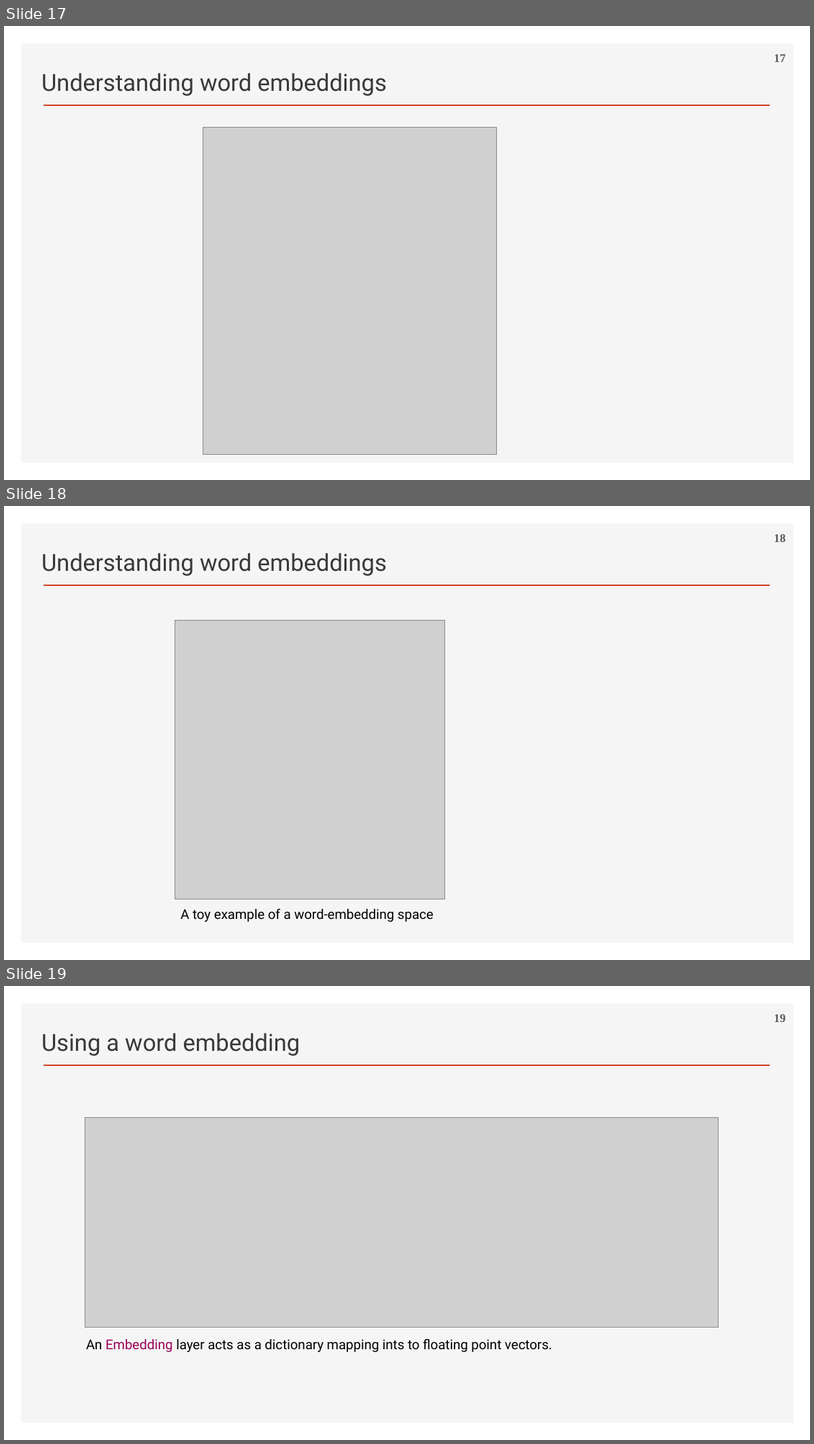
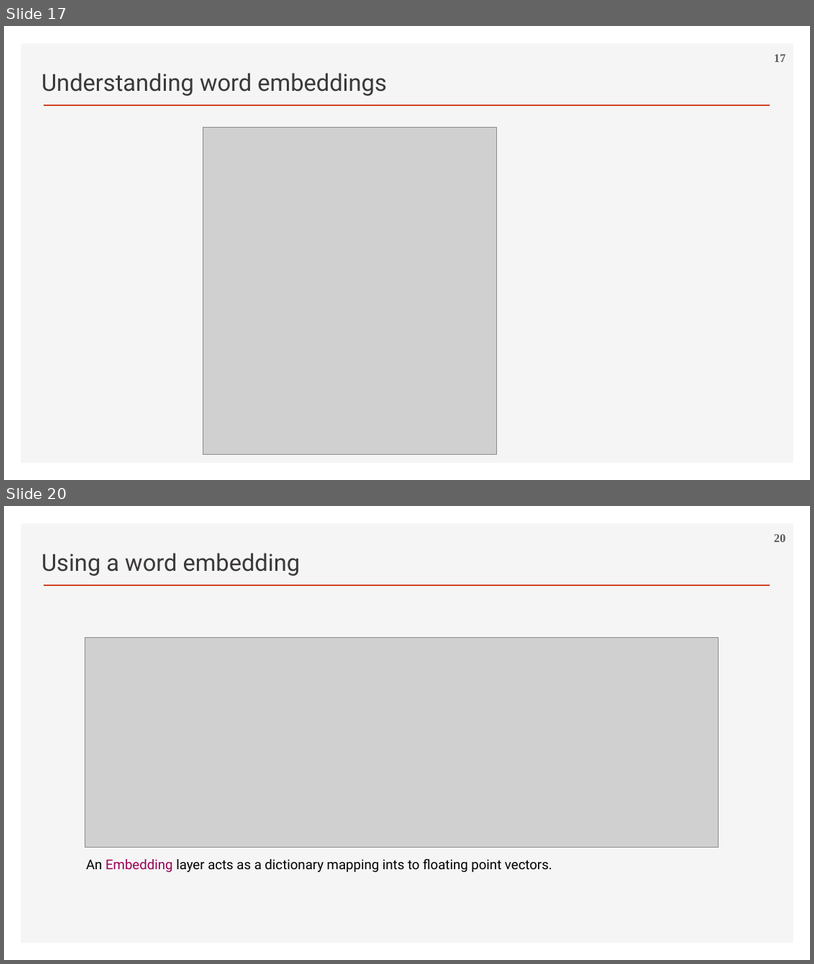
Before and after one commit to ancestor9/2026_Fall_Deep-Learning-with-Python, a slide deck: Chapter 14 Text classification.pptx. Shown one above the other, each under a label of ours: slides 17, 18 and 19 before the commit, slides 17 and 20 after it; the slides between them are not shown. The pictures are 814x1444 and 814x964 pixels, drawn with LibreOffice and Linux fonts; fonts in the diff are those of the drawing; grey boxes stand for pictures; background and template pictures are left out. Boxes give left, top, right and bottom in pixels: in the first picture for what was removed or moved away, otherwise in the second. Text is boxed around its words. In the diff, an @@ line names an element or a change of style, - is before the commit and + after.

```diff
--- a/Chapter 14 Text classification.pptx
+++ b/Chapter 14 Text classification.pptx
@@ slide 18 removed at (4, 506, 810, 960), background #FFFFFF; not listed: 2 template elements that a slide beside it also shows @@
@@ page number removed at (774, 534, 786, 542) @@
-18
@@ text removed at (41, 553, 386, 576) @@
-Understanding word embeddings
@@ picture removed at (175, 620, 445, 898) @@
@@ text removed at (180, 908, 434, 921) @@
-A toy example of a word-embedding space
@@ what was slide 19 is now slide 20 @@
@@ page number at (774, 534, 786, 542): text changed @@
-19
+20
```
Also in this commit, not shown: 6 slides changed, 1 slide added, 3 other slides removed.
